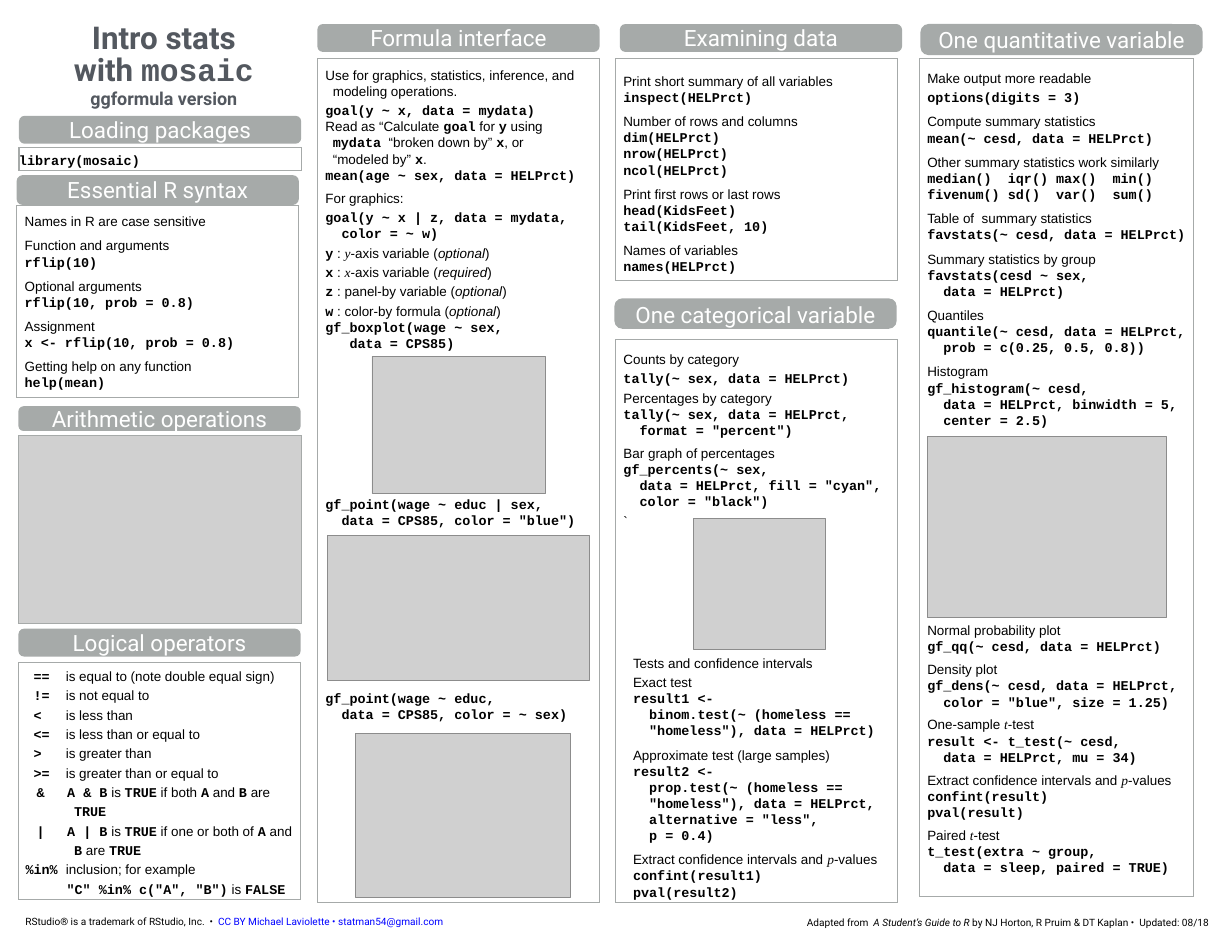
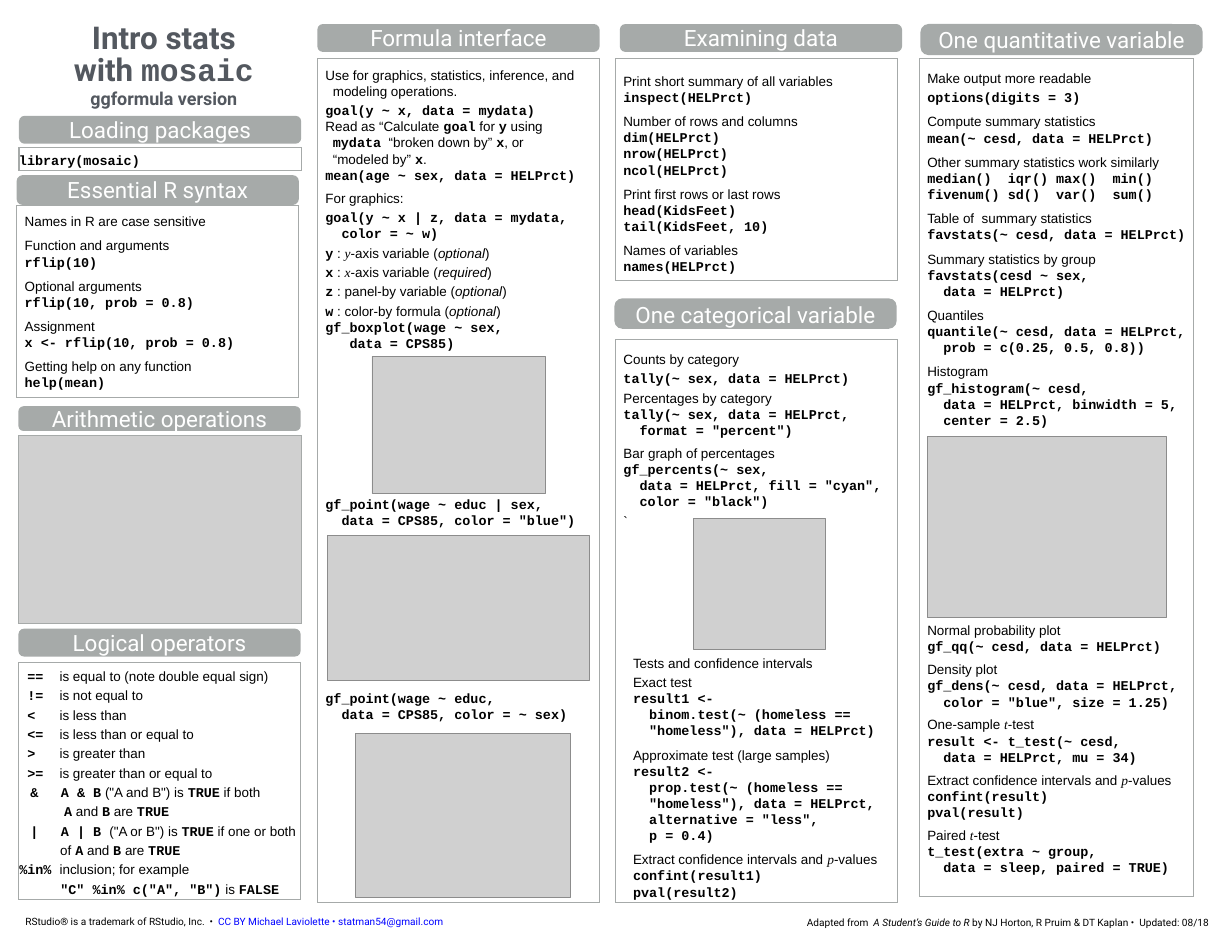
Before and after one commit to mlaviolet/Mosaic-cheatsheets, a slide deck: slide 1 of mosaic-cheatsheet-gf.pptx. Drawn at 1232x952 pixels with LibreOffice and Linux fonts; fonts in the diff are those of the drawing; grey boxes stand for pictures. Boxes give left, top, right and bottom in pixels: in the first picture for what was removed or moved away, otherwise in the second. Text is boxed around its words. In the diff, an @@ line names an element or a change of style, - is before the commit and + after.

```diff
--- a/mosaic-cheatsheet-gf.pptx
+++ b/mosaic-cheatsheet-gf.pptx
@@ text in rectangle at [60,787,296,855]: text changed @@
-& A & B is TRUE if both A and B are
-TRUE
-| A | B is TRUE if one or both of A and
-B are TRUE
+& A & B ("A and B") is TRUE if both
+A and B are TRUE
+| A | B ("A or B") is TRUE if one or both
+of A and B are TRUE
```
Also in this commit, not shown: 1 other file.
